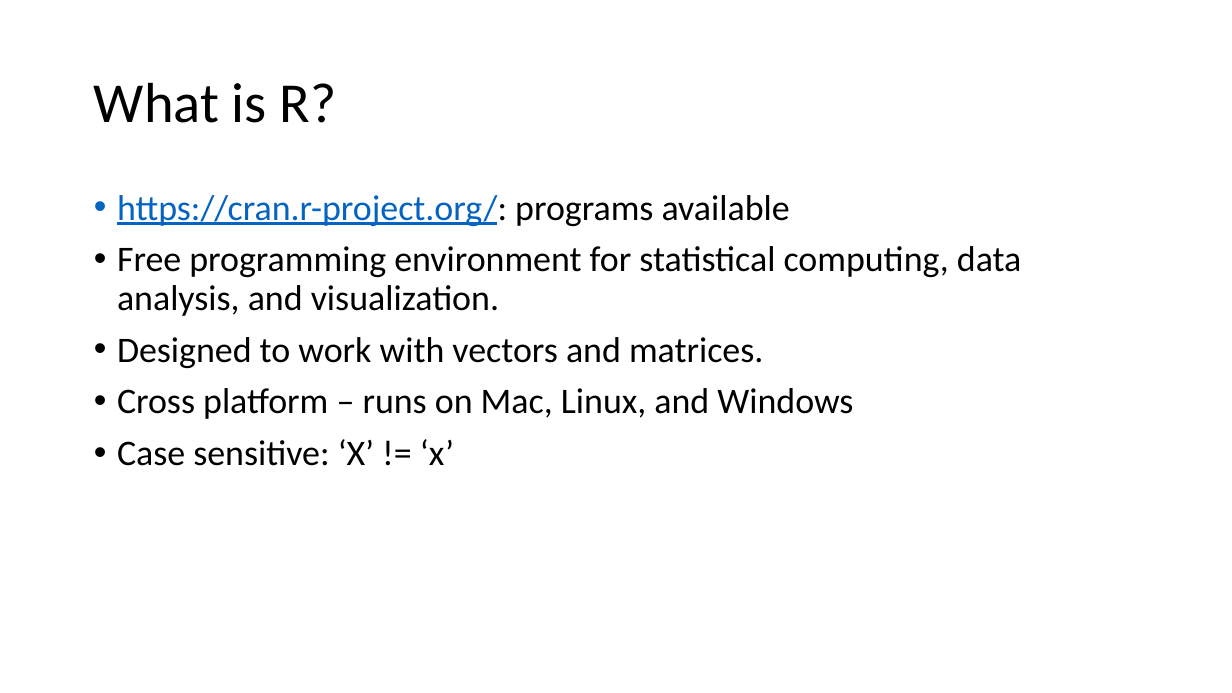
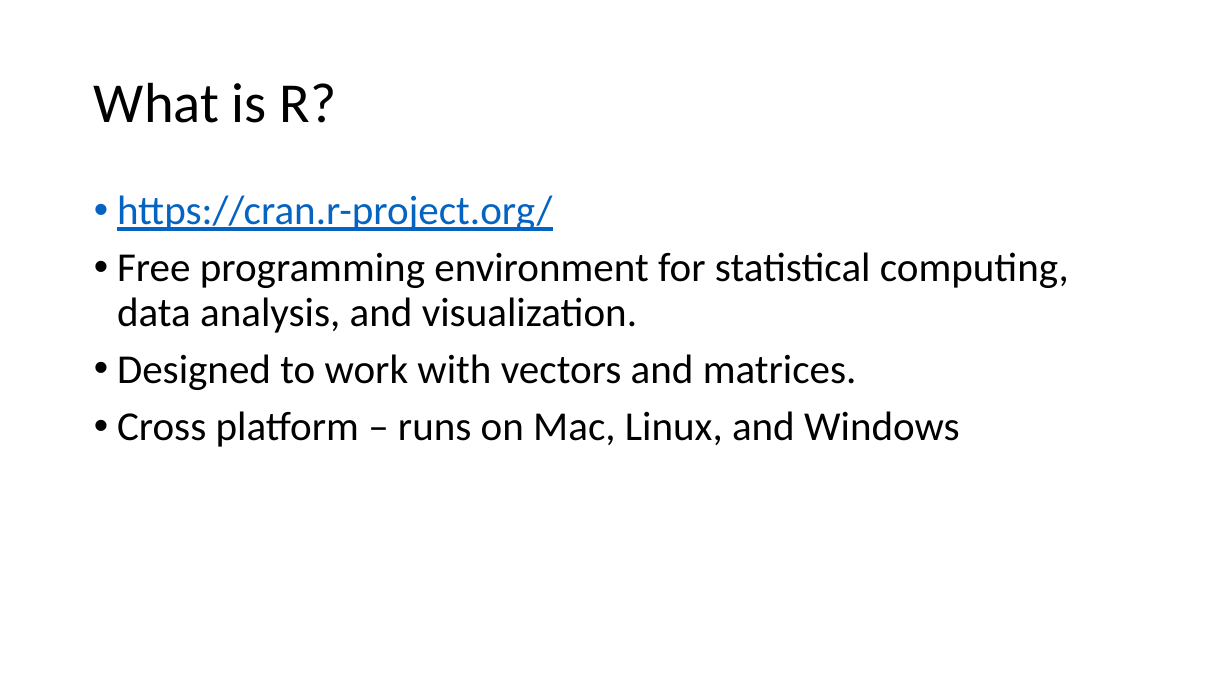
Before and after one commit to mike-babb/intro_to_r_studio, a slide deck: slide 3 of Introduction to R and RStudio.pptx. Drawn at 1232x693 pixels with LibreOffice and Linux fonts; fonts in the diff are those of the drawing. Boxes give left, top, right and bottom in pixels: in the first picture for what was removed or moved away, otherwise in the second. Text is boxed around its words. In the diff, an @@ line names an element or a change of style, - is before the commit and + after.

```diff
--- a/Introduction to R and RStudio.pptx
+++ b/Introduction to R and RStudio.pptx
@@ text at <box>117,195,552,231</box>: text changed; size 28 to 32 pt @@
-• https://cran.r-project.org/: programs available
+• https://cran.r-project.org/
@@ text at <box>117,252,1069,447</box>: size 28 to 32 pt in "Free programming environment for statistical computing, data ...", "Designed to work with vectors and matrices.", "Cross platform – runs on Mac, Linux, ..." @@
@@ text at <box>117,439,454,466</box>: paragraph removed @@
-• Case sensitive: ‘X’ != ‘x’
```
Also in this commit, not shown: 5 other slides changed, 2 other files.
